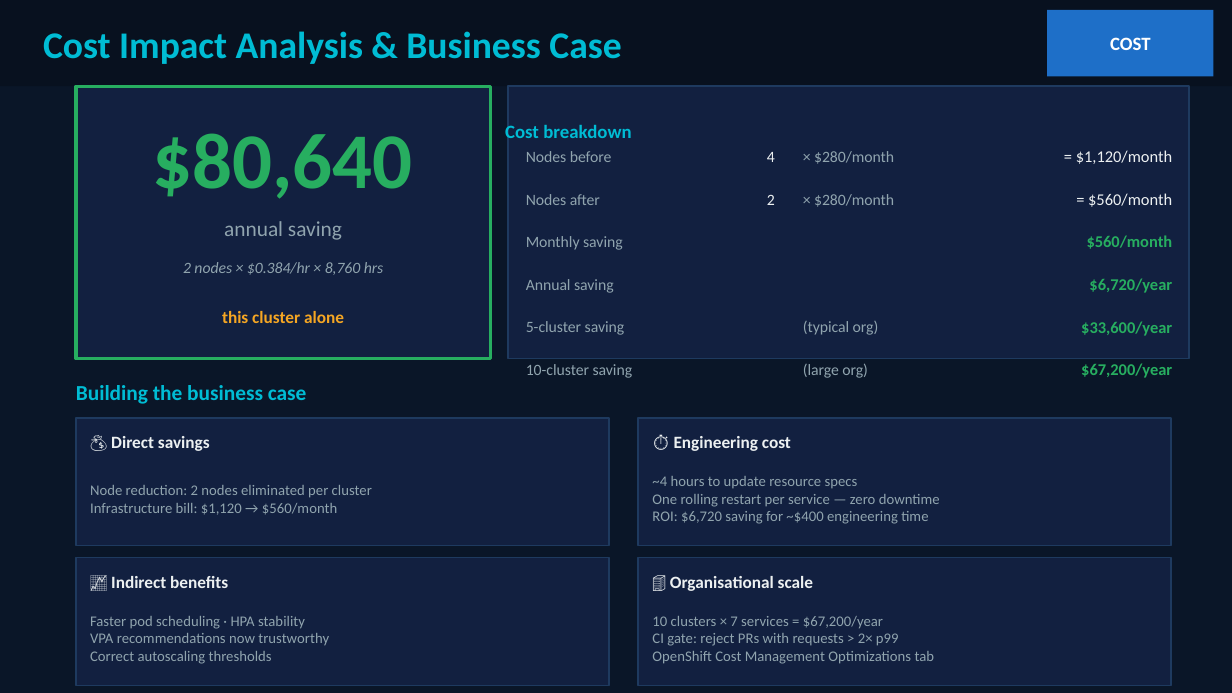
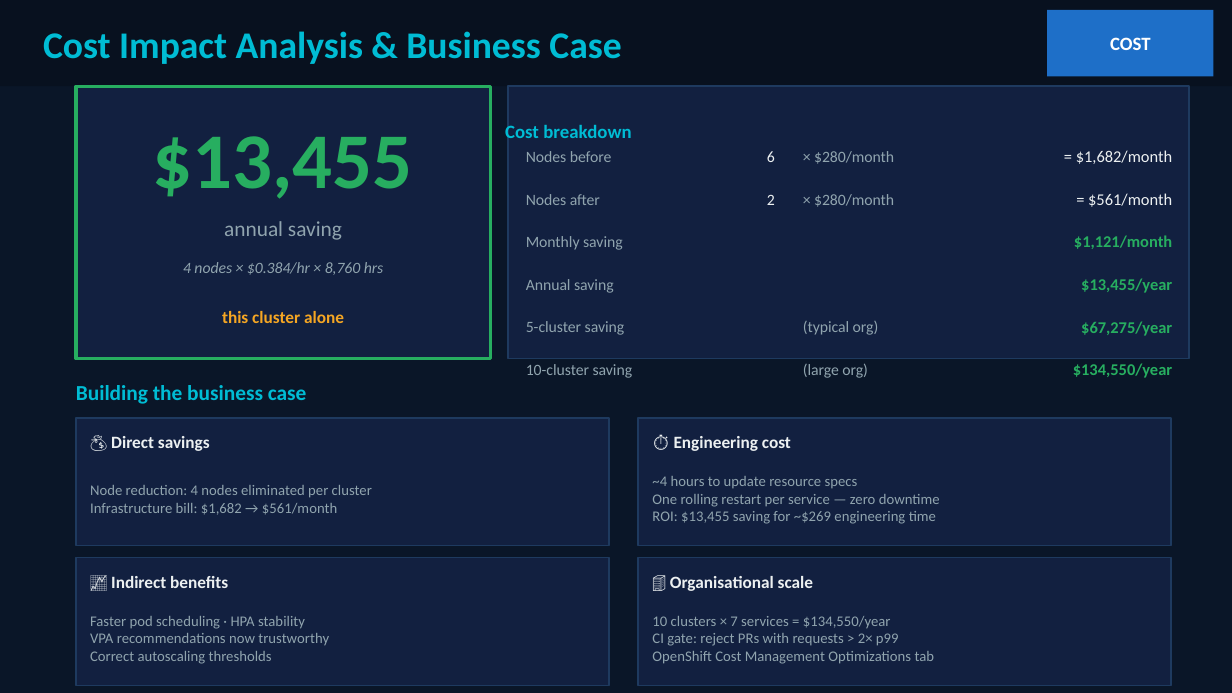
Before and after one commit to patterncatalyst/quarkus-optimization, a slide deck: slide 46 of presentation/optimizing-quarkus-on-kubernetes.pptx. Drawn at 1232x693 pixels with LibreOffice and Linux fonts; fonts in the diff are those of the drawing. Boxes give left, top, right and bottom in pixels: in the first picture for what was removed or moved away, otherwise in the second. Text is boxed around its words. In the diff, an @@ line names an element or a change of style, - is before the commit and + after.

```diff
--- a/presentation/optimizing-quarkus-on-kubernetes.pptx
+++ b/presentation/optimizing-quarkus-on-kubernetes.pptx
@@ text at [153,136,413,199]: text changed @@
-$80,640
+$13,455
@@ text at [767,151,775,162]: text changed @@
-4
+6
@@ text at [1076,150,1172,164]: text changed @@
-= $1,120/month
+= $1,682/month
@@ text at [1088,193,1172,207]: text changed @@
-= $560/month
+= $561/month
@@ text at [1074,235,1172,249]: text changed @@
-$560/month
+$1,121/month
@@ text at [183,262,383,275]: text changed @@
-2 nodes × $0.384/hr × 8,760 hrs
+4 nodes × $0.384/hr × 8,760 hrs
@@ text at [1081,278,1172,293]: text changed @@
-$6,720/year
+$13,455/year
@@ text at [1081,321,1172,336]: text changed @@
-$33,600/year
+$67,275/year
@@ text at [1073,363,1172,378]: text changed @@
-$67,200/year
+$134,550/year
@@ text at [90,485,372,515]: text changed @@
-Node reduction: 2 nodes eliminated per cluster
-Infrastructure bill: $1,120 → $560/month
+Node reduction: 4 nodes eliminated per cluster
+Infrastructure bill: $1,682 → $561/month
@@ text at [652,511,936,524]: text changed @@
-ROI: $6,720 saving for ~$400 engineering time
+ROI: $13,455 saving for ~$269 engineering time
@@ text at [652,616,891,629]: text changed @@
-10 clusters × 7 services = $67,200/year
+10 clusters × 7 services = $134,550/year
```
Also in this commit, not shown: 10 other slides changed, 1 other file.
